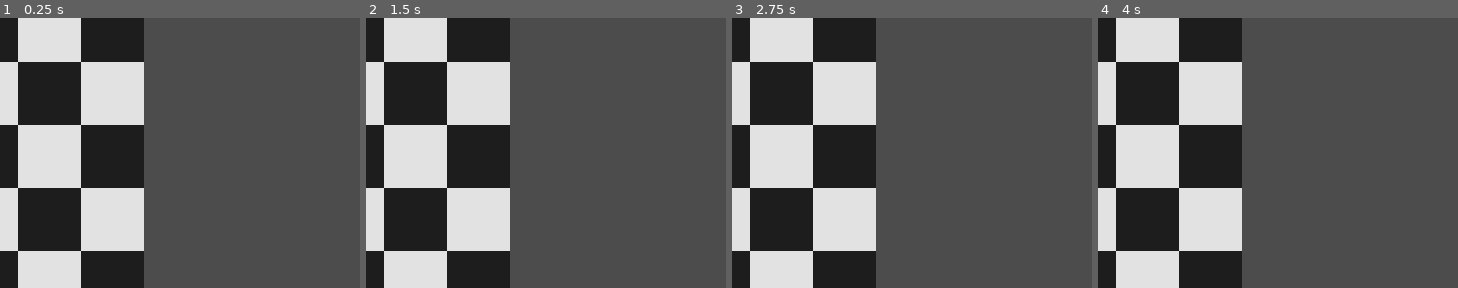
Above: before the commit, frames 1-4 (left to right).
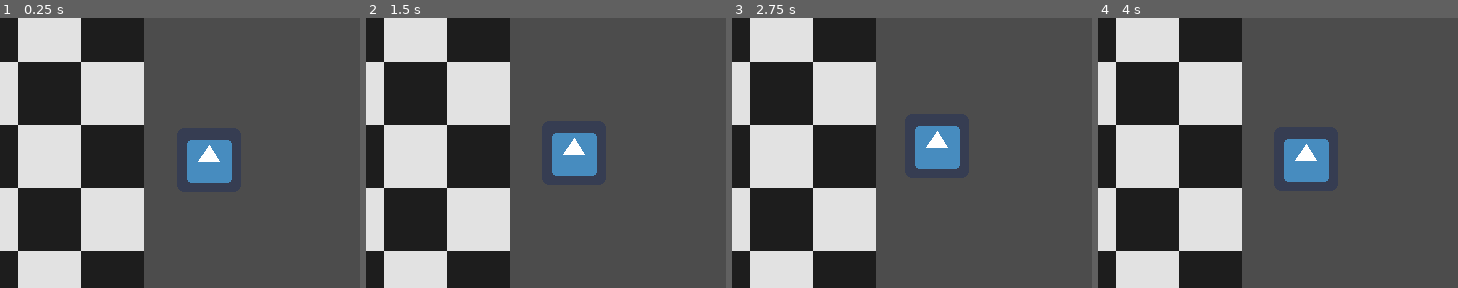
Above: after the commit, the same moments.

Repository: yosuanicolaus/godot-practice
Game: Godot game, scene res://chess/Chess.tscn
Same seed, same stepped clock (60 frames per second), same inputs: the game is played once before the commit and once after it. This scene is started directly instead of the project's main scene. The engine's default icon, where the game draws it, is replaced by a stand-in: a white triangle on a blue panel in a dark square.
Inputs (mouse positions are % of the whole screen's width and height, from its top left):
- Up to frame 1 (0.25 s): no input
- Up to frame 2 (1.5 s): tap Enter (ui_accept) at 0.5, 0.77 s; move the mouse to (72, 45) at 0.52 s; hold Right (ui_right) 0.53-1.28 s; click (72, 45) at 0.67 s; move the mouse to (30, 55) at 1.27 s; hold Down (ui_down) from 1.28 s (still down)
- Up to frame 3 (2.75 s): tap Enter (ui_accept) at 1.52 s; move the mouse to (60, 28) at 2.02 s; release Down (ui_down) at 2.03 s; hold Right (ui_right) from 2.03 s (still down)
- Up to frame 4 (4 s): move the mouse to (45, 70) at 2.77 s; release Right (ui_right) at 2.78 s; hold Up (ui_up) 2.78-3.53 s; click (45, 70) at 2.92 s; tap Enter (ui_accept) at 3.02, 3.5, 3.77 s; move the mouse to (80, 65) at 3.52 s; hold Left (ui_left) from 3.53 s (still down)
The pictures show only the part of the screen within x 50-100%, y 4-54%; the shares and areas given below are measured in that part.

The runs differ from the first frame. In frame 1, 2.0% of the frame differs, in the area x 51-65%, y 45-62%; in frame 2, 2.0%; in frame 3, 2.0%; in frame 4, 2.0%.

Commit message:
playing around with the project

Diff:
--- a/3d-art/3d-Practice.tscn
+++ b/3d-art/3d-Practice.tscn
@@ -8,6 +8,11 @@
 
 [sub_resource type="PlaneMesh" id=2]
 size = Vector2( 20, 20 )
+
+[sub_resource type="SpatialMaterial" id=3]
+albedo_color = Color( 0.0431373, 0.0784314, 0.266667, 1 )
+metallic = 0.07
+roughness = 0.15
 
 [node name="Main" type="Spatial"]
 
@@ -19,7 +24,7 @@
 
 [node name="MeshInstance" type="MeshInstance" parent="Ground"]
 mesh = SubResource( 2 )
-material/0 = null
+material/0 = SubResource( 3 )
 
 [node name="Range Rover" parent="." instance=ExtResource( 1 )]
 transform = Transform( 1, 0, 0, 0, 1, 0, 0, 0, 1, 0, 1.344, 0.72 )
--- a/chess/Chess.tscn
+++ b/chess/Chess.tscn
@@ -1,6 +1,8 @@
-[gd_scene load_steps=2 format=2]
+[gd_scene load_steps=4 format=2]
 
 [ext_resource path="res://chess/Board.gd" type="Script" id=1]
+[ext_resource path="res://chess/godot_walk.gd" type="Script" id=2]
+[ext_resource path="res://icon.png" type="Texture" id=3]
 
 [node name="Chess" type="Node2D"]
 
@@ -19,3 +21,8 @@
 margin_right = 63.0
 margin_bottom = 63.0
 color = Color( 0.113725, 0.113725, 0.113725, 1 )
+
+[node name="Sprite" type="Sprite" parent="."]
+position = Vector2( 568, 164 )
+texture = ExtResource( 3 )
+script = ExtResource( 2 )
--- a/first-3d-game/Main.tscn
+++ b/first-3d-game/Main.tscn
@@ -38,7 +38,7 @@
 material/0 = null
 
 [node name="DirectionalLight" type="DirectionalLight" parent="."]
-transform = Transform( 0.998879, -0.0471107, -0.00463912, 0.00911421, 0.0952256, 0.995414, -0.0464529, -0.99434, 0.0955482, 0, 12, 0 )
+transform = Transform( 0.998879, -0.0471107, -0.00463912, 0.00911421, 0.0952256, 0.995414, -0.0464529, -0.99434, 0.0955483, 0, 12, 0 )
 
 [node name="Player" parent="." instance=ExtResource( 1 )]
 transform = Transform( 1, 0, 0, 0, 1, 0, 0, 0, 1, 0, 0.4, 0 )
--- a/first-3d-game/Mob.tscn
+++ b/first-3d-game/Mob.tscn
@@ -6,7 +6,7 @@
 [sub_resource type="BoxShape" id=1]
 extents = Vector3( 0.512, 0.574, 1.275 )
 
-[node name="Mob" type="KinematicBody"]
+[node name="Mob" type="KinematicBody" groups=["mob"]]
 transform = Transform( 1, 0, 0, 0, 1, 0, 0, 0, 1, 0, 0.316123, 0 )
 collision_layer = 2
 collision_mask = 0
Not shown: 1 places in 3d-art/3d-Practice.tscn that only renumber resources
